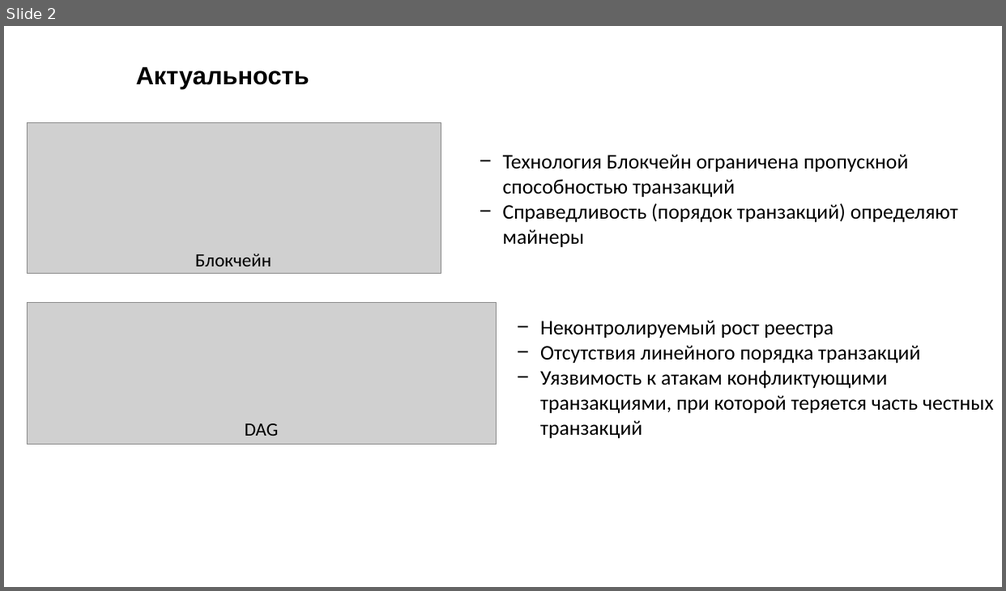
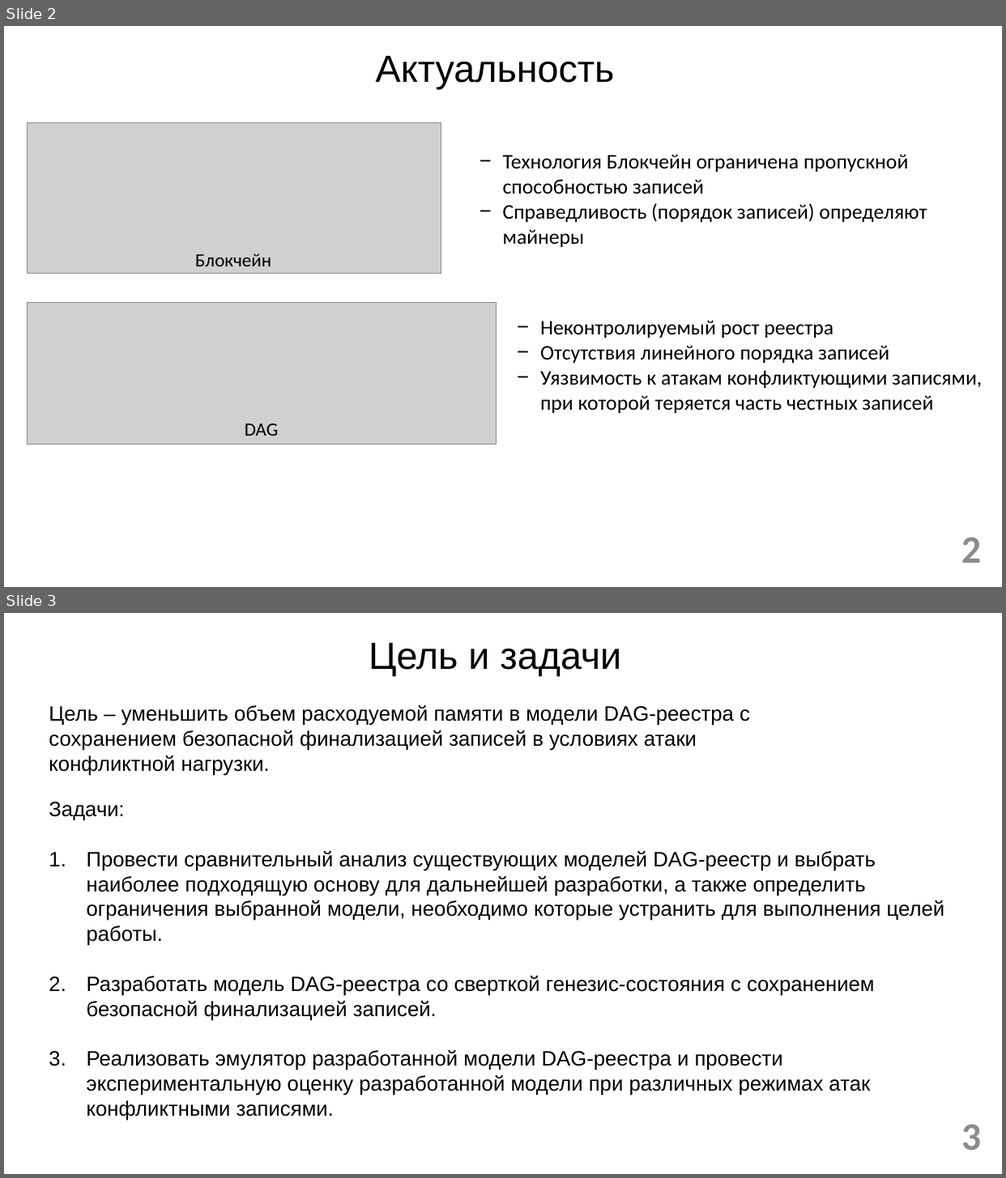
Before and after one commit to ub3r123/My_model, a slide deck: Презентация1.pptx. Shown one above the other, each under a label of ours: slide 2 before the commit, slides 2 and 3 after it. The pictures are 1006x591 and 1006x1178 pixels, drawn with LibreOffice and Linux fonts; fonts in the diff are those of the drawing; grey boxes stand for pictures; background and template pictures are left out. Boxes give left, top, right and bottom in pixels: in the first picture for what was removed or moved away, otherwise in the second. Text is boxed around its words. In the diff, an @@ line names an element or a change of style, - is before the commit and + after.

```diff
--- a/Презентация1.pptx
+++ b/Презентация1.pptx
@@ slide 3 added at <box>4,613,1002,1174</box>, background picture (left out) @@
@@ text added at <box>368,643,621,676</box>, 36.4 pt, text #000000 @@
+Цель и задачи
@@ text added at <box>49,705,750,776</box>, 20 pt, text #000000 @@
+Цель – уменьшить объем расходуемой памяти в модели DAG-реестра с сохранением безопасной финализацией записей в условиях атаки конфликтной нагрузки.
@@ text added at <box>49,802,945,1121</box>, 20 pt, text #000000 @@
+Задачи:
+1. Провести сравнительный анализ существующих моделей DAG-реестр и выбрать наиболее подходящую основу для дальнейшей разработки, а также определить ограничения выбранной модели, необходимо которые устранить для выполнения целей работы.
+2. Разработать модель DAG-реестра со сверткой генезис-состояния с сохранением безопасной финализацией записей.
+3. Реализовать эмулятор разработанной модели DAG-реестра и провести экспериментальную оценку разработанной модели при различных режимах атак конфликтными записями.
@@ page number added at <box>961,1124,981,1150</box>, 37.3 pt, text #8C8C8C, bold @@
+3
@@ slide 2 changed as well @@
@@ text "Актуальность": place and size @@
-text "Актуальность" at <box>136,66,309,89</box>
+text "Актуальность" at <box>376,56,615,89</box>
@@ text "Актуальность" at <box>376,56,615,89</box>: size 24 to 36.4 pt, bold off; alignment left to centre; line spacing 1 to 0.9 @@
@@ text at <box>503,154,927,247</box>: text changed @@
-− Технология Блокчейн ограничена пропускной способностью транзакций
-− Справедливость (порядок транзакций) определяют майнеры
+− Технология Блокчейн ограничена пропускной способностью записей
+− Справедливость (порядок записей) определяют майнеры
@@ text at <box>540,345,982,413</box>: text changed @@
-− Отсутствия линейного порядка транзакций
-− Уязвимость к атакам конфликтующими транзакциями, при которой теряется часть честных транзакций
+− Отсутствия линейного порядка записей
+− Уязвимость к атакам конфликтующими записями, при которой теряется часть честных записей
@@ page number added at <box>961,537,981,563</box>, 37.3 pt, text #8C8C8C, bold @@
+2
```
Also in this commit, not shown: 7 other slides changed, 6 other slides added, 2 slides removed, 3 other files.
